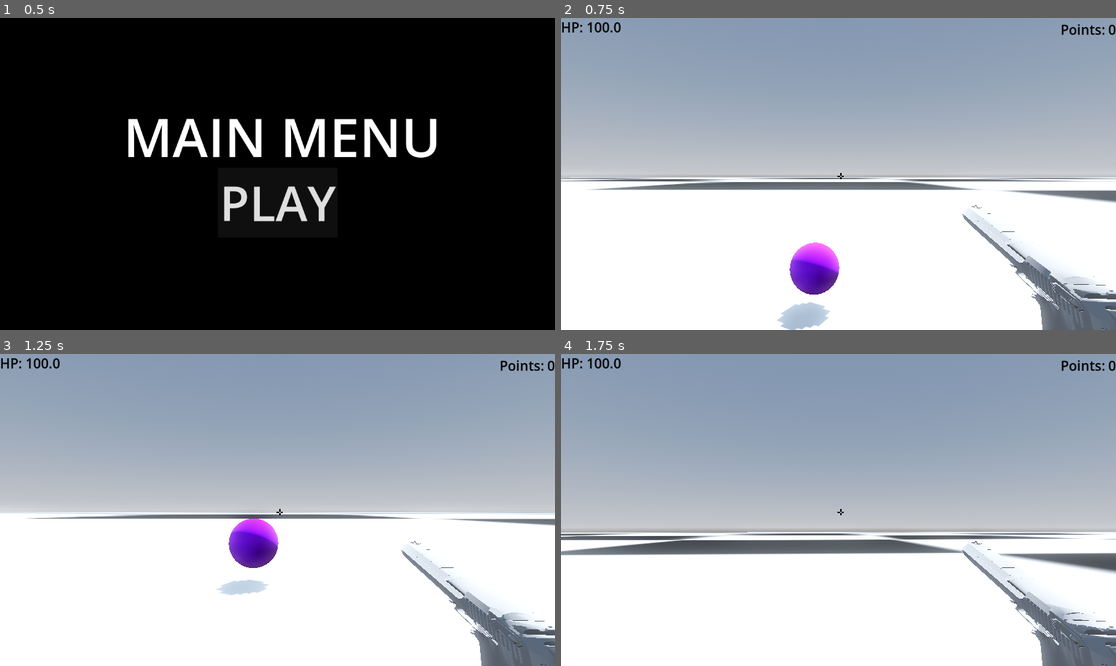
Above: before the commit, frames 1-4 (two rows, left to right).
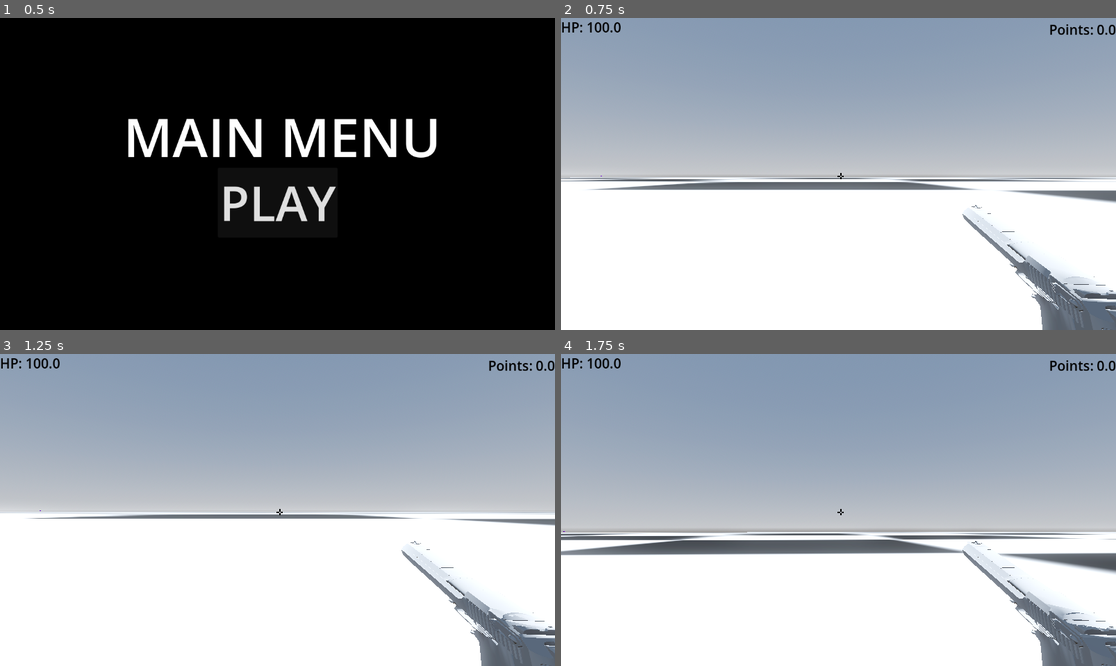
Above: after the commit, the same moments.

Repository: Lrcoder401/3dgameeeee-lukas
Game: Godot game, scene res://Main_menu.tscn
Two runs of this game, one before a commit and one after it. Both use one fixed random seed, a clock stepped at 60 frames per second and the inputs below.
Inputs (mouse positions are in pixels of both pictures, inside the frame that each line leads up to):
- Up to frame 1 (0.5 s): no input
- Up to frame 2 (0.75 s): click "PLAY" at 0.5 s
- Up to frame 3 (1.25 s): no input
- Up to frame 4 (1.75 s): tap Enter at 1.25 s; move the mouse to (866, 510) at 1.27 s; hold W (move_forward) from 1.28 s (still down); tap Shift (shoot) at 1.35 s; tap Space (ui_select) at 1.52 s

Frame 1 is identical in both runs. In frame 2, 1.9% of the frame differs, in the area x 7-99%, y 2-100%; in frame 3, 1.7%; in frame 4, 0.2%.

Commit message:
added sound effects and fixed minor coding issues

Diff:
--- a/cylinder.tscn
+++ b/cylinder.tscn
@@ -8,11 +8,12 @@
 [sub_resource type="CylinderShape3D" id="CylinderShape3D_mye7q"]
 
 [node name="cylinder" type="MeshInstance3D" groups=["enemy group"]]
-transform = Transform3D(0.842737, 0, 0, 0, 0.431606, 0, 0, 0, 0.842737, -12.7985, 0.657821, -1.50676)
+transform = Transform3D(0.842737, 0, 0, 0, 0.431606, 0, 0, 0, 0.842737, 0, 0, 0)
 mesh = SubResource("CylinderMesh_nwj36")
 script = ExtResource("1_rxlpa")
 
 [node name="StaticBody3D" type="StaticBody3D" parent="."]
+visible = false
 collision_layer = 4
 collision_mask = 11
 
--- a/enemy.gd
+++ b/enemy.gd
@@ -1,18 +1,20 @@
 extends MeshInstance3D
 var scene_to_explosion = preload("res://explosion.tscn")
 @onready var d = $"../Player".position - position
+@export var speed = 4
+
 # Called when the node enters the scene tree for the first time.
 var player_body_collide = false
+
 # Called every frame. 'delta' is the elapsed time since the previous frame.
 func _ready() -> void:
 	pass
-
 
 func _process(delta: float) -> void:
 	var d: Vector3 = $"../Player".position - position
 	if d.length() > 0.75 :
 		d = d.normalized()
-		position += d * delta * 4
+		position += d * delta * speed
 
 	else :
 		player_body_collide = true
--- a/explosion.gd
+++ b/explosion.gd
@@ -3,14 +3,15 @@
 
 # Called when the node enters the scene tree for the first time.
 func _ready() -> void:
+	$"Area3D".monitorable = true
+	$"Area3D".monitoring = true
+	scale = Vector3.ZERO
 	var tween = create_tween()
 	tween.set_parallel()
 	tween.tween_property(self, "scale", Vector3(3, 3, 3), 0.5)
 	tween.tween_property(self, "transparency",1.5,1)
 	await tween.finished
 	queue_free()
-
-
 
 
 # Called every frame. 'delta' is the elapsed time since the previous frame.
@@ -20,5 +21,7 @@
 
 func _on_area_3d_body_entered(body: Node3D) -> void:
 	var body_health=body.get_node("health")
+	print("collide")
 	if body_health != null :
 		body_health.take_damage(10)
+		print("explosion")
--- a/explosion.tscn
+++ b/explosion.tscn
@@ -1,6 +1,7 @@
-[gd_scene load_steps=5 format=3 uid="uid://vsqe6hlgygdr"]
+[gd_scene load_steps=6 format=3 uid="uid://vsqe6hlgygdr"]
 
 [ext_resource type="Script" uid="uid://cfan0rmhadfj8" path="res://explosion.gd" id="1_hnpwu"]
+[ext_resource type="AudioStream" uid="uid://cd2pq6ph26mus" path="res://explosion.wav" id="2_vxas0"]
 
 [sub_resource type="StandardMaterial3D" id="StandardMaterial3D_fohk2"]
 albedo_color = Color(0.945527, 0.564561, 3.85046e-07, 1)
@@ -11,7 +12,6 @@
 [sub_resource type="SphereShape3D" id="SphereShape3D_kqsrq"]
 
 [node name="explosion" type="MeshInstance3D"]
-transform = Transform3D(1, 0, 0, 0, 1, 0, 0, 0, 1, 0.0415566, 2.26872, -0.131201)
 mesh = SubResource("SphereMesh_epblp")
 script = ExtResource("1_hnpwu")
 
@@ -20,6 +20,11 @@
 collision_mask = 5
 
 [node name="CollisionShape3D" type="CollisionShape3D" parent="Area3D"]
+transform = Transform3D(0, 0, 0, 0, 0, 0, 0, 0, 0, 0, 0, 0)
 shape = SubResource("SphereShape3D_kqsrq")
 
+[node name="AudioStreamPlayer3D" type="AudioStreamPlayer3D" parent="."]
+stream = ExtResource("2_vxas0")
+autoplay = true
+
 [connection signal="body_entered" from="Area3D" to="." method="_on_area_3d_body_entered"]
--- a/heal.gd
+++ b/heal.gd
@@ -1,19 +1,12 @@
 extends MeshInstance3D
+var scene_to_Health = preload("res://health.tscn")
 @export var timer: float
 
 # Called when the node enters the scene tree for the first time.
 
 func _ready() -> void:
 	await get_tree().create_timer(timer).timeout
-	#var tween = create_tween()
-	#tween.set_parallel()
-	#tween.tween_property(self, "scale", Vector3(3, 3, 3), 0.5)
-	#tween.tween_property(self, "transparency",1.5,1)
-	#await tween.finished
 	queue_free()
-
-
-
 
 # Called every frame. 'delta' is the elapsed time since the previous frame.
 func _process(delta: float) -> void:
--- a/node.tscn
+++ b/node.tscn
@@ -45,7 +45,7 @@
 environment = SubResource("Environment_wttrh")
 
 [node name="DirectionalLight3D" type="DirectionalLight3D" parent="."]
-transform = Transform3D(-0.866023, -0.433016, 0.250001, 0, 0.499998, 0.866027, -0.500003, 0.749999, -0.43301, 155.477, 447.965, 636.236)
+transform = Transform3D(-0.866024, -0.433016, 0.250001, 0, 0.499998, 0.866026, -0.500003, 0.749999, -0.43301, 156.007, 449.398, 637.253)
 shadow_enabled = true
 
 [node name="floor" type="MeshInstance3D" parent="."]
@@ -79,10 +79,11 @@
 shape = SubResource("SphereShape3D_fqgbd")
 
 [node name="prism" parent="." instance=ExtResource("9_d6ppi")]
+transform = Transform3D(1, 0, 0, 0, 1, 0, 0, 0, 1, 0, -3.08693, 0)
+speed = 0
 
 [node name="spawner" type="Node" parent="."]
 script = ExtResource("11_aarxl")
-enemy = ExtResource("9_d6ppi")
 enabled = true
 
 [node name="spawner2" type="Node" parent="."]
@@ -90,28 +91,30 @@
 spawn_zone_corner_one = Vector3(106.035, 1, -99.326)
 spawn_zone_corner_two = Vector3(-0.481, 1, -24.643)
 enemy = ExtResource("7_17tku")
+enabled = true
 
 [node name="spawner3" type="Node" parent="."]
 script = ExtResource("11_aarxl")
-spawn_zone_corner_one = Vector3(-0.4807, 0.343927, 25.0128)
-spawn_zone_corner_two = Vector3(105.668, 0.949047, 100.32)
-enemy = ExtResource("9_d6ppi")
+spawn_zone_corner_one = Vector3(-0.481, 1, 25.013)
+spawn_zone_corner_two = Vector3(105.668, 1, 100.32)
 enabled = true
 
 [node name="spawner4" type="Node" parent="."]
 script = ExtResource("11_aarxl")
-spawn_zone_corner_one = Vector3(0.697639, 0.380304, 100.32)
-spawn_zone_corner_two = Vector3(-106.739, 0.380304, 25.0472)
+spawn_zone_corner_one = Vector3(0.698, 1, 100.32)
+spawn_zone_corner_two = Vector3(-106.739, 1, 25.047)
 enemy = ExtResource("7_17tku")
+enabled = true
 
 [node name="healthspawner" type="Node" parent="."]
 script = ExtResource("11_aarxl")
 enemy_spawn_rate = 0.4
 spawn_zone_corner_one = Vector3(117.008, 0.772, 124.336)
 enemy = ExtResource("8_fe8ht")
+enabled = true
 
 [node name="health" parent="." instance=ExtResource("8_fe8ht")]
-transform = Transform3D(1, 0, 0, 0, 1, 0, 0, 0, 1, -13.0205, 0.659015, -4.35174)
+transform = Transform3D(1, 0, 0, 0, 1, 0, 0, 0, 1, -117.426, 0.659015, -124.08)
 layers = 129
 
 [node name="Player" parent="." instance=ExtResource("8_5040y")]
--- a/player.tscn
+++ b/player.tscn
@@ -7,6 +7,7 @@
 [ext_resource type="Script" uid="uid://cfj2h3nr3u7g8" path="res://health.gd" id="5_ov0gt"]
 [ext_resource type="Script" uid="uid://d3r2dn5yyrfxa" path="res://points.gd" id="6_hndn6"]
 [ext_resource type="Texture2D" uid="uid://b0hq0175h2wqb" path="res://New Piskel (4).png" id="7_1jxqw"]
+[ext_resource type="AudioStream" uid="uid://depb6wkk7dac2" path="res://lmg_fire01 (2).mp3" id="8_dw050"]
 
 [sub_resource type="CapsuleShape3D" id="CapsuleShape3D_3aoay"]
 radius = 0.25
@@ -25,6 +26,8 @@
 [node name="CollisionShape3D" type="CollisionShape3D" parent="."]
 transform = Transform3D(0.999943, 0, 0, 0, 0.999943, 0, 0, 0, 0.999943, 0, 0, 0)
 shape = SubResource("CapsuleShape3D_3aoay")
+debug_color = Color(1, 1, 1, 0)
+debug_fill = false
 
 [node name="MeshInstance3D" type="MeshInstance3D" parent="."]
 mesh = SubResource("CapsuleMesh_hpram")
@@ -46,9 +49,17 @@
 skeleton = NodePath("../../..")
 
 [node name="shootraycast" type="RayCast3D" parent="Camera3D"]
-transform = Transform3D(10, 0, 0, 0, -0.0437114, -10, 0, 1e+06, -4.37114e-07, -0.0528319, -0.0199995, 0.0653426)
+transform = Transform3D(10, 0, 0, 0, -0.0437114, -10, 0, 1e+06, -4.37114e-07, 0, 0, 0)
 collision_mask = 4
+hit_from_inside = true
 script = ExtResource("4_hmci5")
+
+[node name="Gun_Soundeffect" type="AudioStreamPlayer3D" parent="Camera3D/shootraycast"]
+transform = Transform3D(0.1, 0, 0, 0, -4.37114e-14, 1e-06, 0, -0.1, -4.37114e-09, 0, 0, 0)
+stream = ExtResource("8_dw050")
+
+[node name="AudioListener3D" type="AudioListener3D" parent="Camera3D"]
+current = true
 
 [node name="health" type="Node" parent="."]
 script = ExtResource("5_ov0gt")
--- a/points.gd
+++ b/points.gd
@@ -2,11 +2,11 @@
 
 #@export var totalpoints: float
 
-var points
+var points: float
 
 
 func _ready() -> void:
-	points = 0
+	points = 0.0
 
 
 func add_points(value) :
--- a/prism.tscn
+++ b/prism.tscn
@@ -7,6 +7,7 @@
 
 [sub_resource type="ConcavePolygonShape3D" id="ConcavePolygonShape3D_wwuen"]
 data = PackedVector3Array(0, 0.5, 0.5, 0.5, -0.5, 0.5, -0.5, -0.5, 0.5, 0, 0.5, -0.5, -0.5, -0.5, -0.5, 0.5, -0.5, -0.5 …(286 unchanged characters)…
+backface_collision = true
 
 [node name="prism" type="MeshInstance3D" groups=["enemy group"]]
 mesh = SubResource("PrismMesh_t7a6n")
@@ -15,10 +16,12 @@
 [node name="StaticBody3D" type="StaticBody3D" parent="."]
 collision_layer = 4
 collision_mask = 11
+input_capture_on_drag = true
 
 [node name="CollisionShape3D" type="CollisionShape3D" parent="StaticBody3D"]
+visible = false
 shape = SubResource("ConcavePolygonShape3D_wwuen")
-debug_color = Color(3.17663e-06, 0.589546, 0.756522, 0.42)
+debug_color = Color(1, 0, 0.133333, 0.647059)
 
 [node name="health" type="Node" parent="StaticBody3D"]
 script = ExtResource("2_7jljj")
--- a/project.godot
+++ b/project.godot
@@ -75,3 +75,8 @@
 3d_physics/layer_2="ground"
 3d_physics/layer_3="enemy"
 3d_physics/layer_4="damage source"
+
+[physics]
+
+3d/physics_engine="Jolt Physics"
+jolt_physics_3d/simulation/areas_detect_static_bodies=true
--- a/ray_cast_3d.gd
+++ b/ray_cast_3d.gd
@@ -8,6 +8,8 @@
 func _physics_process(delta: float) -> void:
 	if Input.is_action_just_pressed("shoot"):
 		print("BANG")
+		print(self)
+		$"Gun_Soundeffect".play()
 		if is_colliding() :
 			var obj = get_collider()
 			print(obj)
Not shown, added: explosion.wav.import
Not shown, added: lmg_fire01 (2).mp3.import
Not shown, added: mike_koenig-shotgun/10 Guage Shotgun-SoundBible.com-74120584.wav.import
Not shown, added: mike_koenig-shotgun/Chambering A Round-SoundBible.com-854171848.wav.import
Not shown, added: mike_koenig-shotgun/Dry Fire Gun-SoundBible.com-2053652037.wav.import
Not shown, added: mike_koenig-shotgun/Ejecting Magazine-SoundBible.com-1801520333.wav.import
Not shown, added: mike_koenig-shotgun/Loading Shotgun-SoundBible.com-1501931317.wav.import
Not shown, added: mike_koenig-shotgun/Pop Clip In-SoundBible.com-583746573.wav.import
Not shown, added: mike_koenig-shotgun/Pump Shotgun 2x-SoundBible.com-278688366.wav.import
Not shown, added: mike_koenig-shotgun/Pump Shotgun-SoundBible.com-1653268682.wav.import
Not shown, added: mike_koenig-shotgun/Shotgun-SoundBible.com-862990674.wav.import
Not shown, added: mike_koenig-shotgun/lmg_fire01.mp3.import
(and 14 more such lines)
